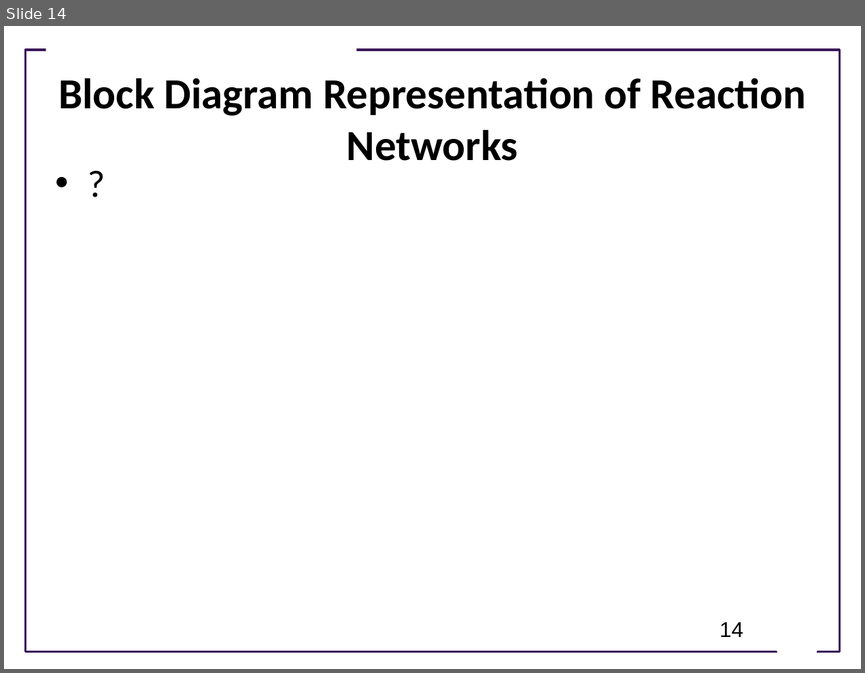
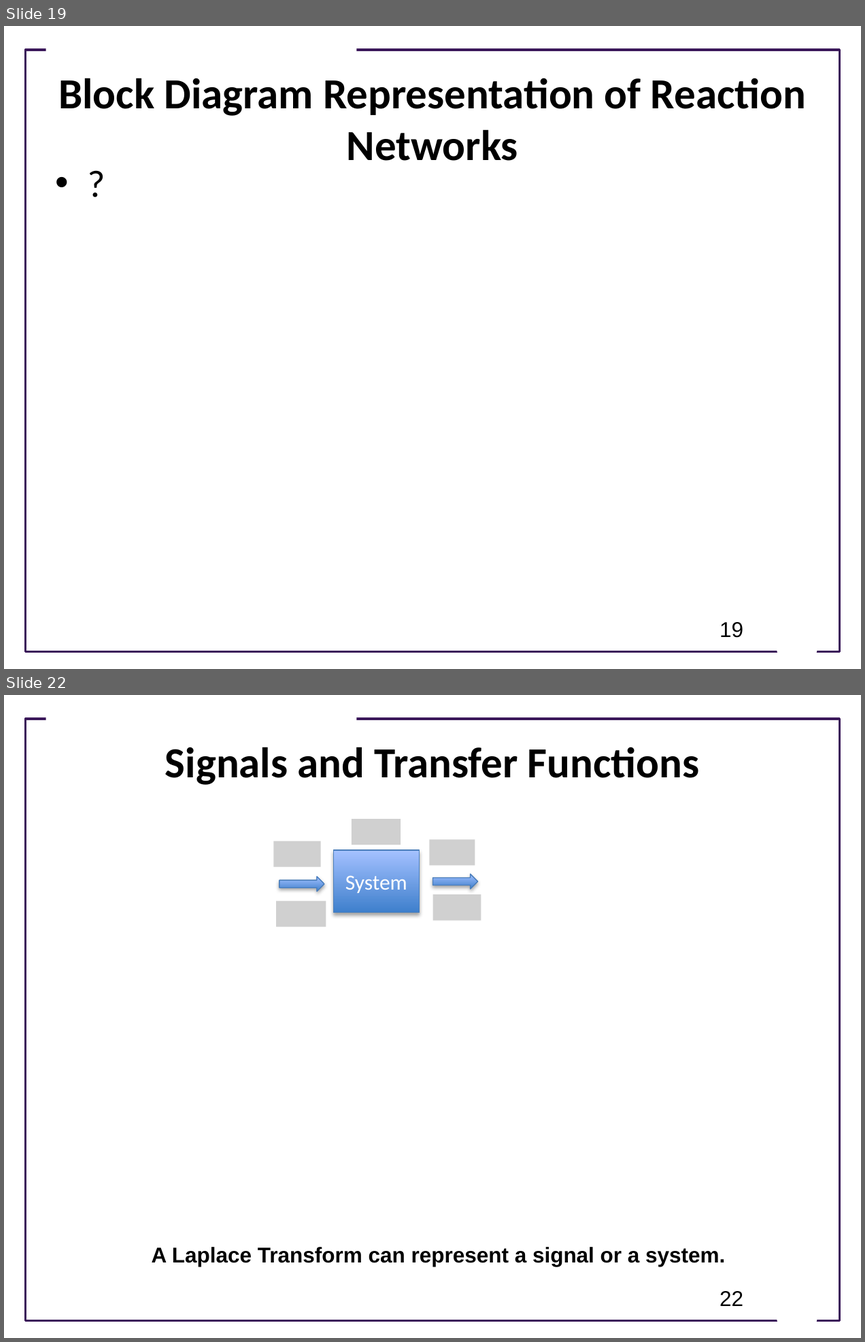
Before and after one commit to joseph-hellerstein/advanced-controls-lectures, a slide deck: Lecture_8-Analysis-Using-Block-Diagrams/Analysis-Using-Block-Diagrams.pptx. Shown one above the other, each under a label of ours: slide 14 before the commit, slides 19 and 22 after it; the slides between them are not shown. The pictures are 865x673 and 865x1342 pixels, drawn with LibreOffice and Linux fonts; fonts in the diff are those of the drawing; grey boxes stand for pictures; background and template pictures are left out. Boxes give left, top, right and bottom in pixels: in the first picture for what was removed or moved away, otherwise in the second. Text is boxed around its words. In the diff, an @@ line names an element or a change of style, - is before the commit and + after.

```diff
--- a/Lecture_8-Analysis-Using-Block-Diagrams/Analysis-Using-Block-Diagrams.pptx
+++ b/Lecture_8-Analysis-Using-Block-Diagrams/Analysis-Using-Block-Diagrams.pptx
@@ slide 22 added at [4,695,861,1338], background #FFFFFF; not listed: 3 template elements that a slide beside it also shows @@
@@ title added at [165,747,699,785], 36 pt, text #000000, bold @@
+Signals and Transfer Functions
@@ picture added at [351,818,400,844] @@
@@ picture added at [274,841,321,866] @@
@@ rectangle added at [333,850,419,913], fill gradient #3F80CE to #A4C4FF, outline #4B7EBC 0.75 pt, 18 pt, text #FFFFFF @@
+System
@@ picture added at [429,839,475,864] @@
@@ right arrow added at [279,877,324,892], fill gradient #3F80CE to #A4C4FF, outline #4B7EBC 0.75 pt @@
@@ right arrow added at [432,874,477,889], fill gradient #3F80CE to #A4C4FF, outline #4B7EBC 0.75 pt @@
@@ picture added at [432,895,481,920] @@
@@ picture added at [277,900,326,926] @@
@@ text added at [152,1246,725,1266], 18 pt, text #000000, bold @@
+A Laplace Transform can represent a signal or a system.
@@ page number added at [719,1291,743,1306], 18 pt, text #000000 @@
+22
@@ what was slide 14 is now slide 19 @@
@@ page number at [719,622,743,637]: text changed @@
-14
+19
```
Also in this commit, not shown: 6 slides changed, 13 other slides added, 1 other file.
